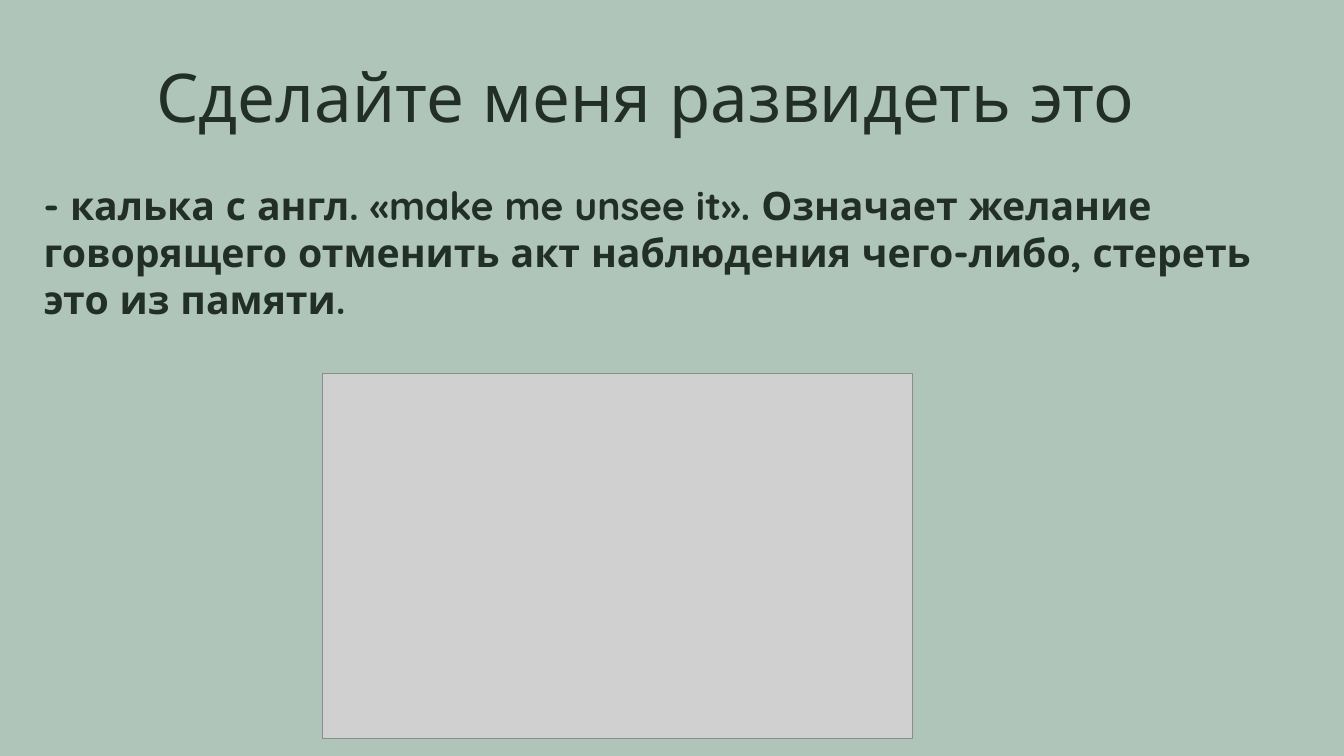
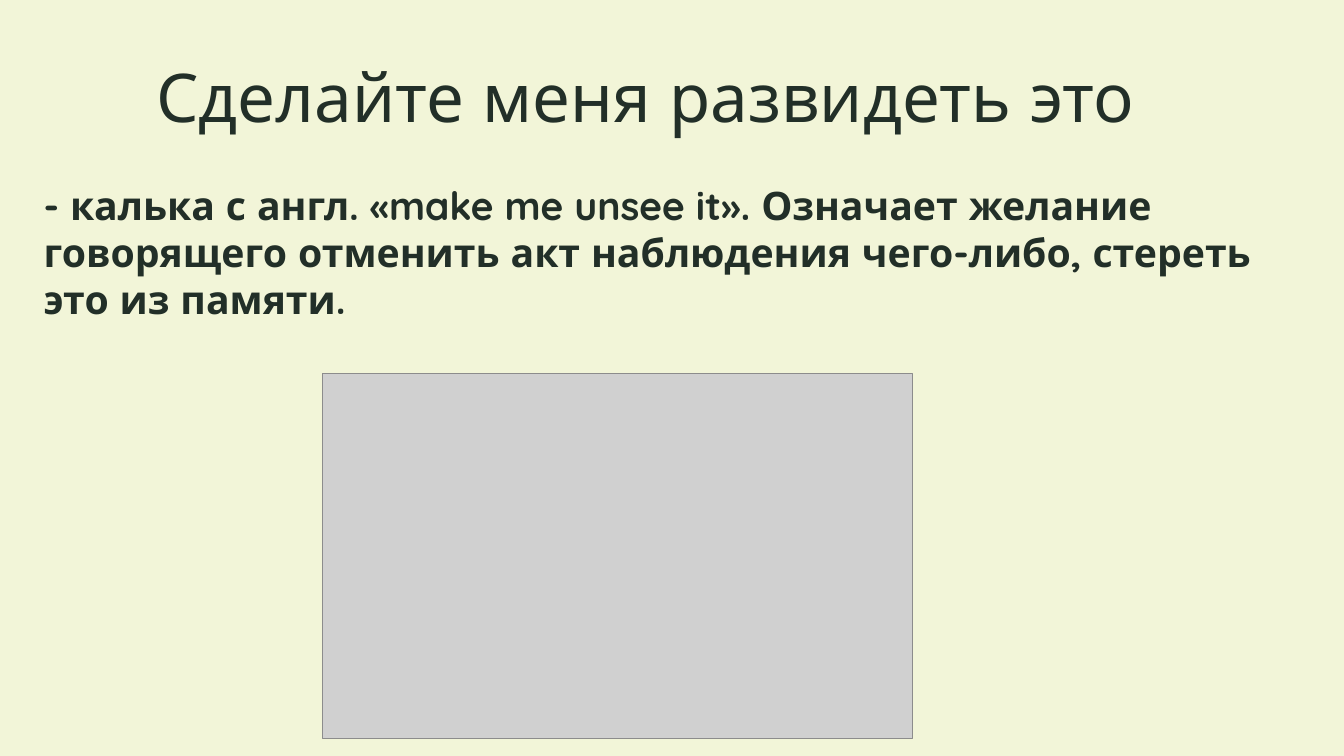
Before and after one commit to Lera-Z/hsecxg, a slide deck: slide 2 of Презентация.pptx. Drawn at 1344x756 pixels with LibreOffice and Linux fonts; fonts in the diff are those of the drawing; grey boxes stand for pictures. Boxes give left, top, right and bottom in pixels: in the first picture for what was removed or moved away, otherwise in the second. Text is boxed around its words. In the diff, an @@ line names an element or a change of style, - is before the commit and + after.

```diff
--- a/Презентация.pptx
+++ b/Презентация.pptx
@@ background #AFC5B9 to #F2F5D8 @@
```
Also in this commit, not shown: 2 other slides changed, 8 slides added, 2 other files.
